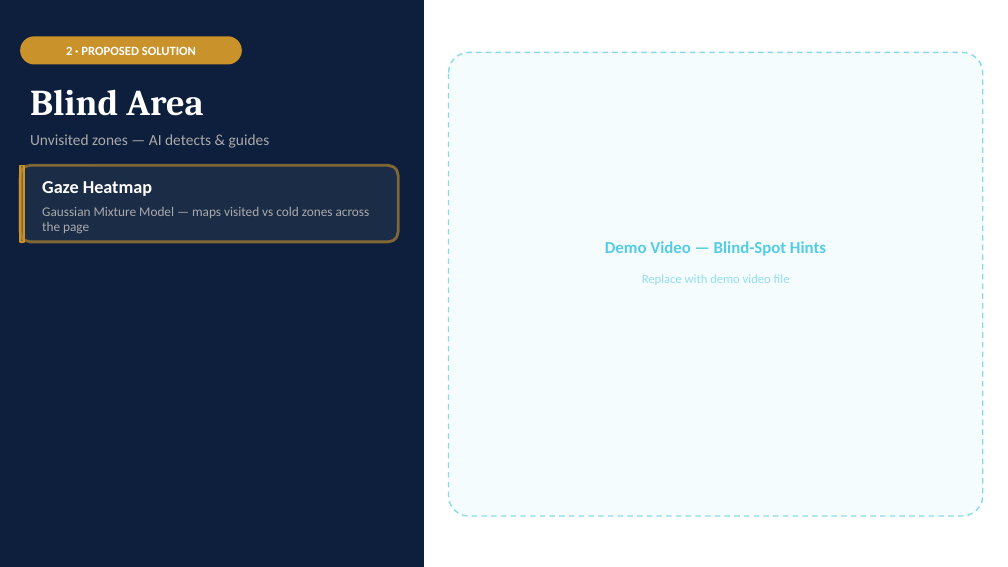
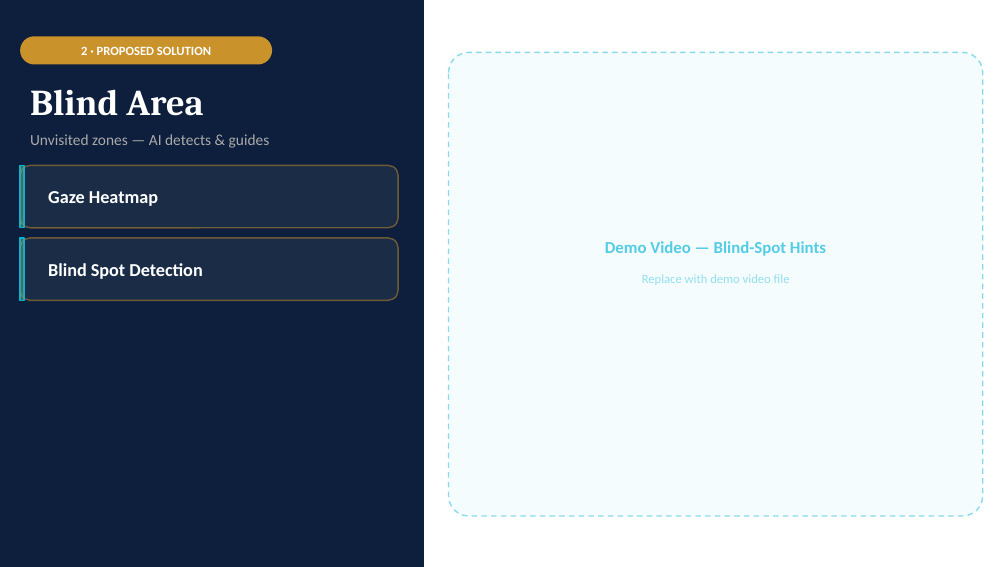
Before and after one commit to calvinchen0810/ai-kwau, a slide deck: slide 5 of ai-kwau-final.pptx (slide 4 before the commit). Drawn at 1008x567 pixels with LibreOffice and Linux fonts; fonts in the diff are those of the drawing. Boxes give left, top, right and bottom in pixels: in the first picture for what was removed or moved away, otherwise in the second. Text is boxed around its words. In the diff, an @@ line names an element or a change of style, - is before the commit and + after.

```diff
--- a/ai-kwau-final.pptx
+++ b/ai-kwau-final.pptx
@@ rounded rectangle "2 · PROPOSED SOLUTION": place and size @@
-rounded rectangle "2 · PROPOSED SOLUTION" at bbox=[20, 36, 242, 65]
+rounded rectangle "2 · PROPOSED SOLUTION" at bbox=[20, 36, 272, 65]
@@ rounded rectangle: place and size @@
-rounded rectangle at bbox=[20, 165, 398, 242]
+rounded rectangle at bbox=[20, 165, 398, 228]
@@ rounded rectangle at bbox=[20, 165, 398, 228]: outline #C9922A 2 pt to #C9922A 1 pt; proportions changed @@
@@ rectangle: place and size @@
-rectangle at bbox=[20, 165, 24, 242]
+rectangle at bbox=[20, 165, 24, 228]
@@ rectangle at bbox=[20, 165, 24, 228]: fill #C9922A at 60% opacity to #C9922A at 50% opacity; outline #C9922A 1 pt to #00B4D8 1 pt @@
@@ text "Gaze Heatmap": place and size @@
-text "Gaze Heatmap" at bbox=[42, 181, 152, 196]
+text "Gaze Heatmap" at bbox=[48, 191, 158, 206]
@@ text removed at bbox=[42, 207, 370, 233] @@
-Gaussian Mixture Model — maps visited vs cold zones across the page
@@ rounded rectangle added at bbox=[20, 238, 398, 300], fill #FFFFFF at 6% opacity, outline #C9922A 1 pt @@
@@ rectangle added at bbox=[20, 238, 24, 300], fill #C9922A at 50% opacity, outline #00B4D8 1 pt @@
@@ text added at bbox=[48, 263, 202, 279], 13 pt, text #FFFFFF, bold @@
+Blind Spot Detection
```
Also in this commit, not shown: 8 other slides changed, 2 slides added, 2 slides removed.
